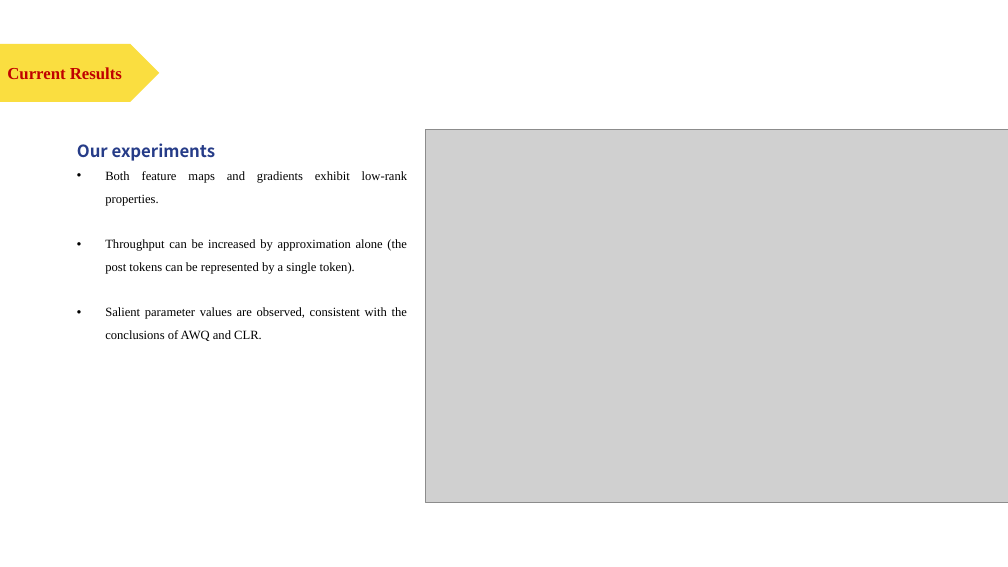
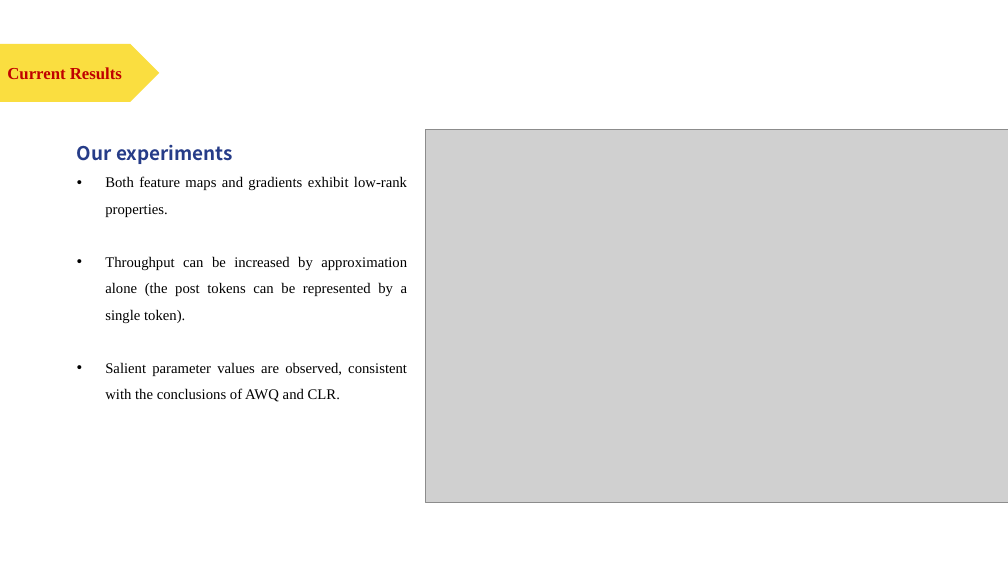
Before and after one commit to polarispw/MSBD5014-IP, a slide deck: slide 20 of docs/Matrix Factorization & LLM Compression.pptx (slide 19 before the commit). Drawn at 1008x567 pixels with LibreOffice and Linux fonts; fonts in the diff are those of the drawing; grey boxes stand for pictures. Boxes give left, top, right and bottom in pixels: in the first picture for what was removed or moved away, otherwise in the second. Text is boxed around its words. In the diff, an @@ line names an element or a change of style, - is before the commit and + after.

```diff
--- a/docs/Matrix Factorization & LLM Compression.pptx
+++ b/docs/Matrix Factorization & LLM Compression.pptx
@@ text "Our experiments" at bbox=[77, 145, 408, 402]: size 16 to 18 pt in "Our experiments"; size 12 to 14 pt @@
```
Also in this commit, not shown: 3 other slides changed, 3 slides added, 2 slides removed, 14 other files.
